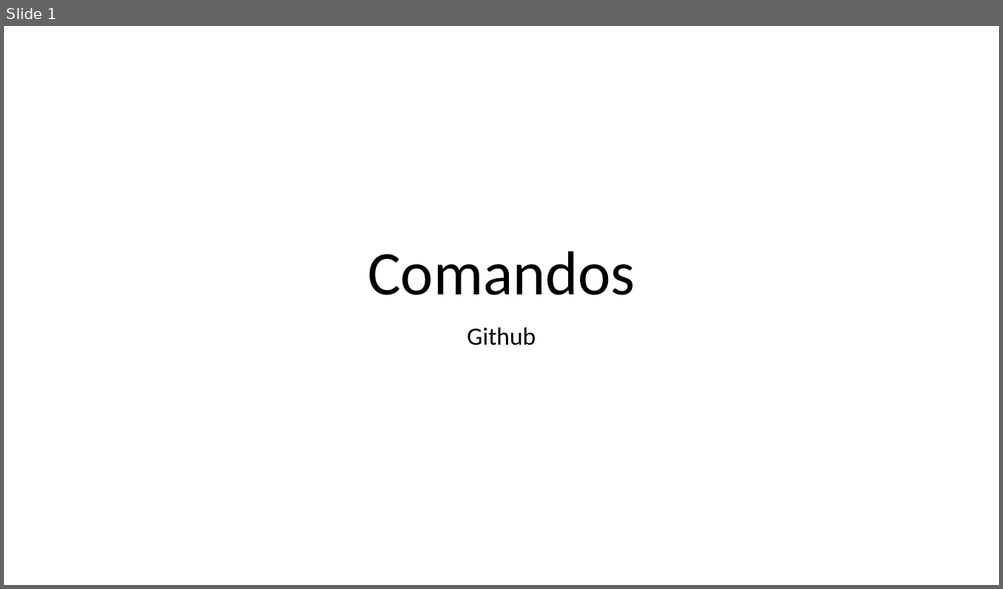
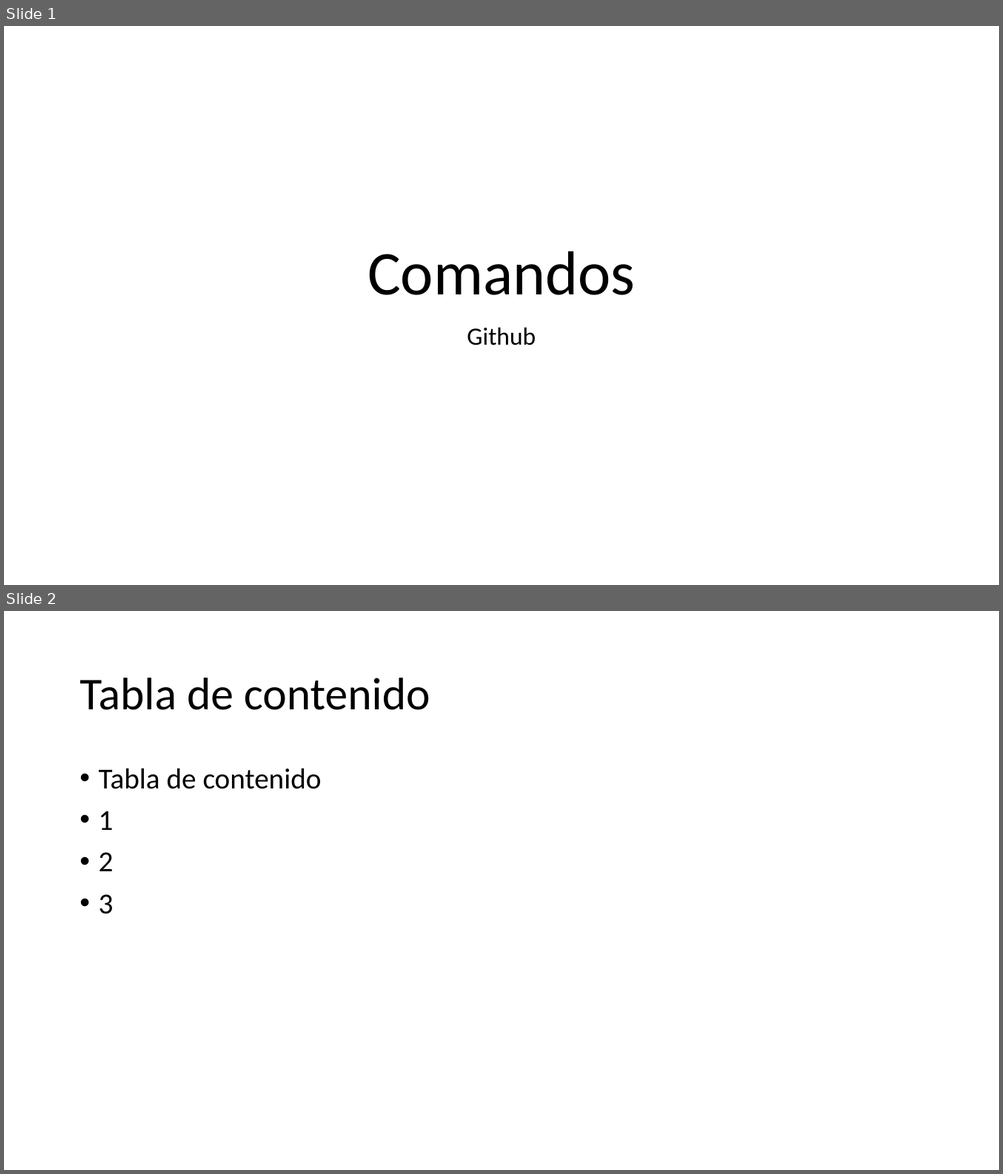
Before and after one commit to gabobytes/primer-repositorio, a slide deck: presentacion.pptx. Shown one above the other, each under a label of ours: slide 1 before the commit, slides 1 and 2 after it. The pictures are 1003x589 and 1003x1174 pixels, drawn with LibreOffice and Linux fonts; fonts in the diff are those of the drawing. Boxes give left, top, right and bottom in pixels: in the first picture for what was removed or moved away, otherwise in the second. Text is boxed around its words. In the diff, an @@ line names an element or a change of style, - is before the commit and + after.

Commit message:
tabla de presentación añadida

```diff
--- a/presentacion.pptx
+++ b/presentacion.pptx
@@ slide 2 added at bbox=[4, 611, 999, 1170], background #FFFFFF @@
@@ title added at bbox=[79, 678, 430, 710], 44 pt, text #000000 @@
+Tabla de contenido
@@ text added at bbox=[99, 768, 321, 914], 28 pt, text #000000 @@
+• Tabla de contenido
+• 1
+• 2
+• 3
```
